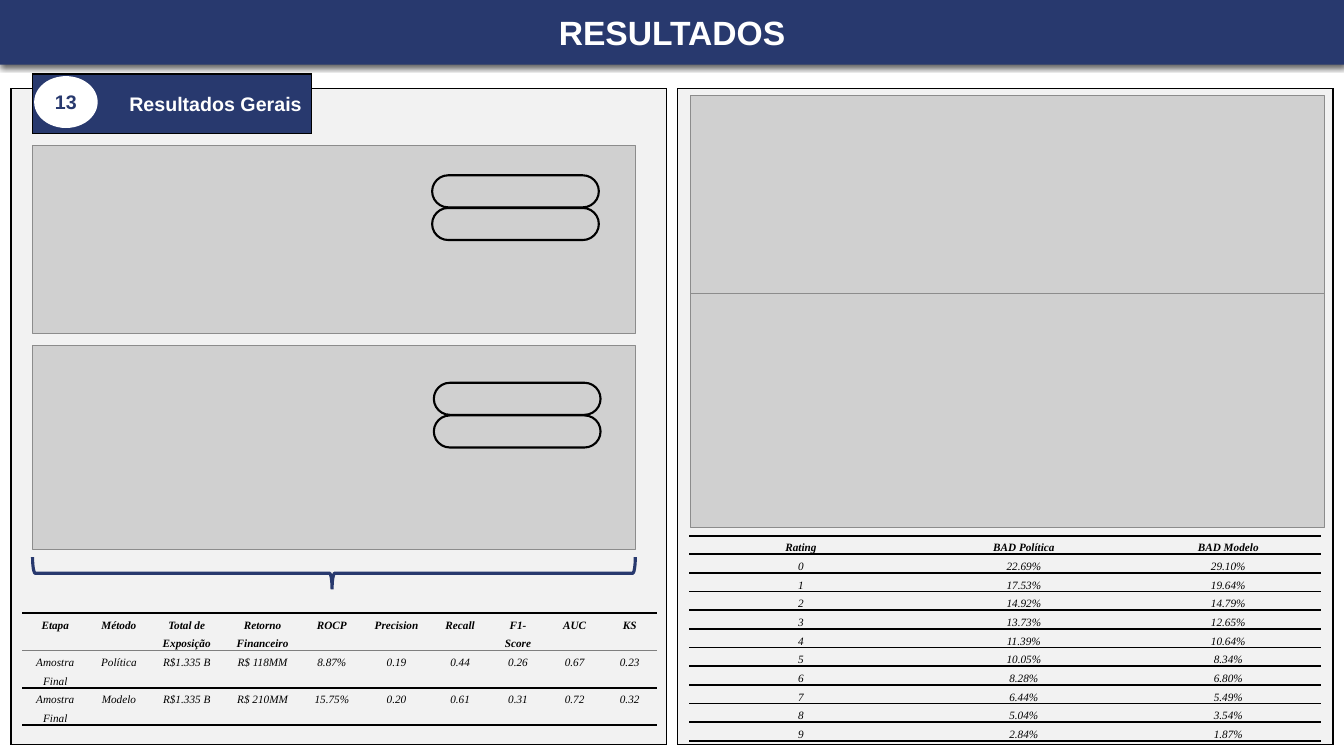
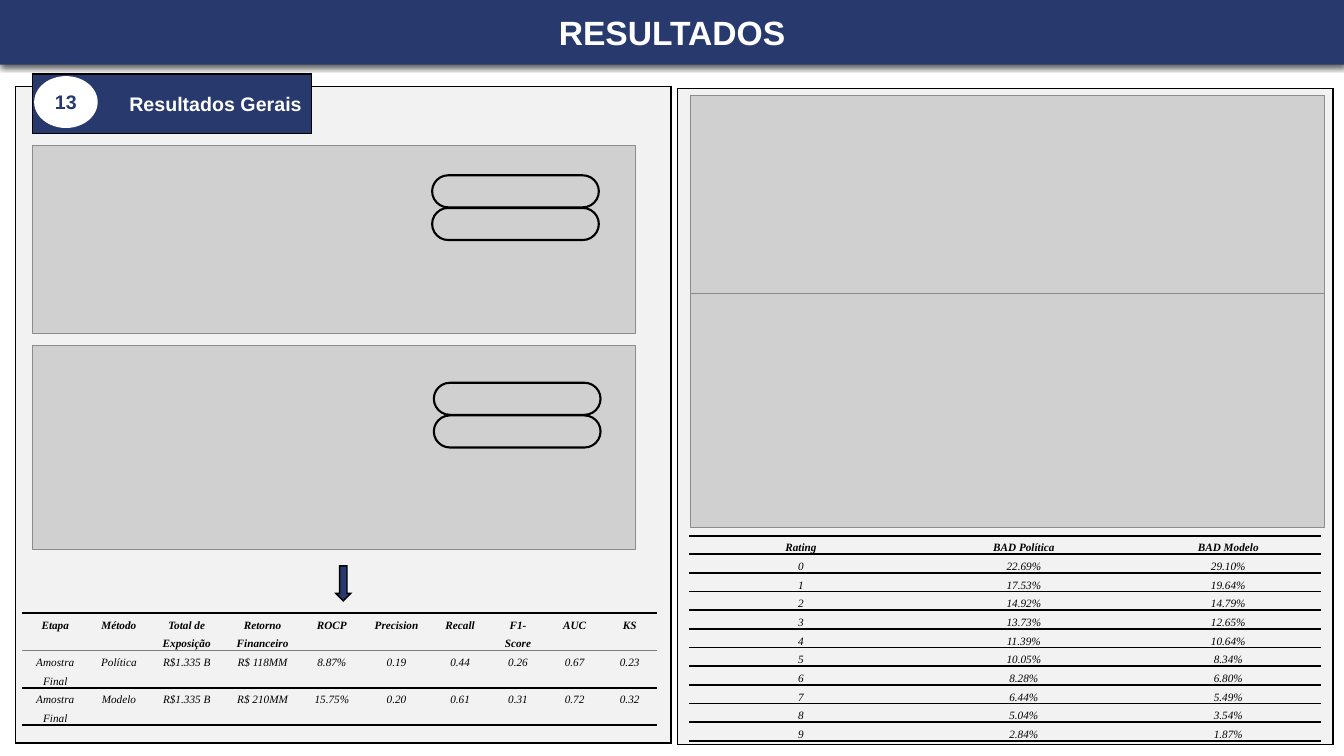
Before and after one commit to leonardovargas10/Modelo_Risco_de_Credito, a slide deck: slide 11 of documents/Apresentação - Leonardo_Aderaldo_Vargas[1].pptx. Drawn at 1344x756 pixels with LibreOffice and Linux fonts; fonts in the diff are those of the drawing; grey boxes stand for pictures. Boxes give left, top, right and bottom in pixels: in the first picture for what was removed or moved away, otherwise in the second. Text is boxed around its words. In the diff, an @@ line names an element or a change of style, - is before the commit and + after.

```diff
--- a/documents/Apresentação - Leonardo_Aderaldo_Vargas[1].pptx
+++ b/documents/Apresentação - Leonardo_Aderaldo_Vargas[1].pptx
@@ rectangle: place and size @@
-rectangle at [11,89,666,745]
+rectangle at [15,87,670,743]
@@ left brace removed at [32,558,635,590] @@
@@ right arrow added at [336,566,351,601], fill #28396E, outline #000000 1 pt @@
```
Also in this commit, not shown: 6 other slides changed.
